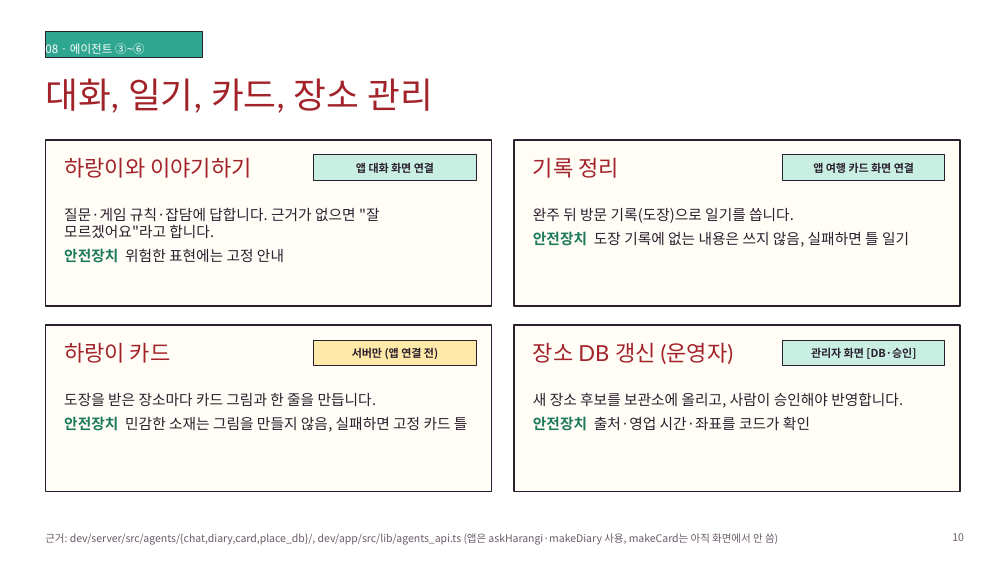
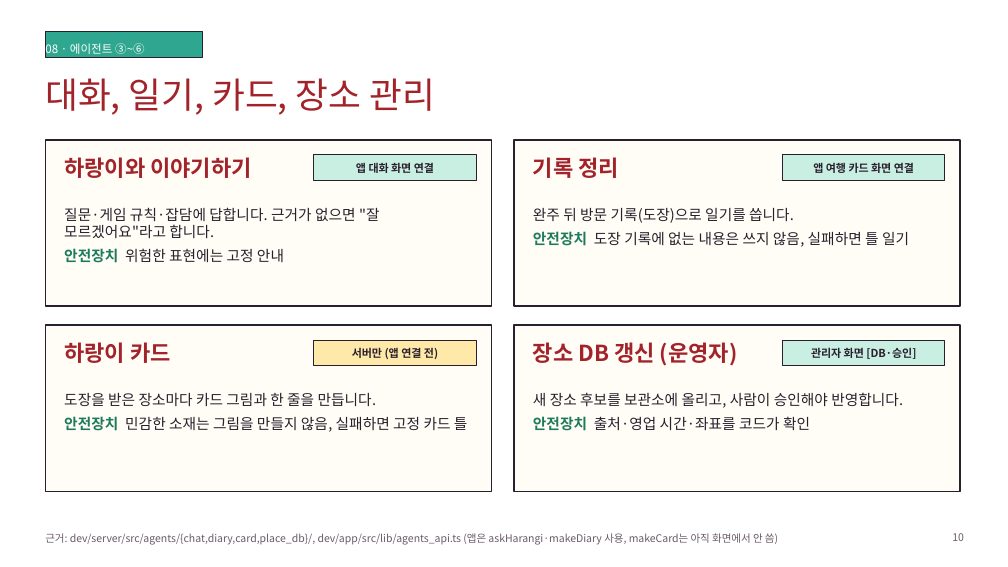
Before and after one commit to k-1026/TREAGENT, a slide deck: slide 10 of presentation/20261127/20261127_agent_pitch_v4.pptx. Drawn at 1008x567 pixels with LibreOffice and Linux fonts; fonts in the diff are those of the drawing; background and template pictures are left out. Boxes give left, top, right and bottom in pixels: in the first picture for what was removed or moved away, otherwise in the second. Text is boxed around its words. In the diff, an @@ line names an element or a change of style, - is before the commit and + after.

```diff
--- a/presentation/20261127/20261127_agent_pitch_v4.pptx
+++ b/presentation/20261127/20261127_agent_pitch_v4.pptx
@@ title "대화, 일기, 카드, 장소 관리" at [45, 78, 435, 115]: font Lato to Noto Sans CJK KR @@
@@ font Lato to Noto Sans CJK KR, bold on in 4 elements at [64, 157, 251, 178], [533, 157, 620, 178], [64, 342, 171, 363], [533, 342, 738, 366] @@
```
Also in this commit, not shown: 14 other slides changed, 1 other file.
